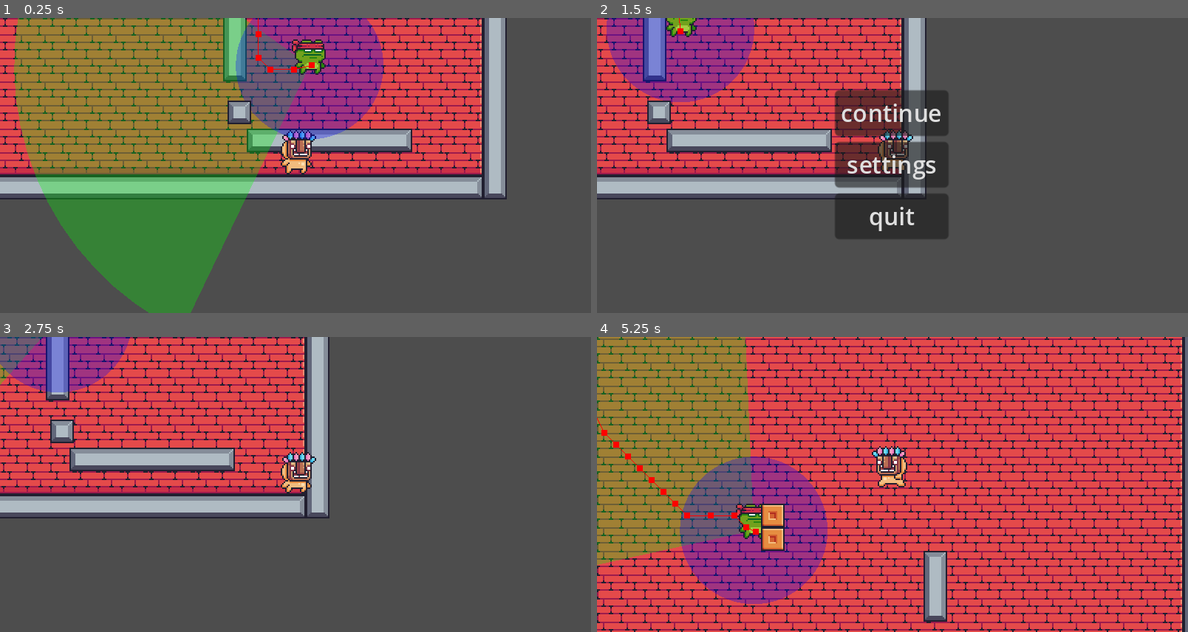
Above: before the commit, frames 1-4 (two rows, left to right).
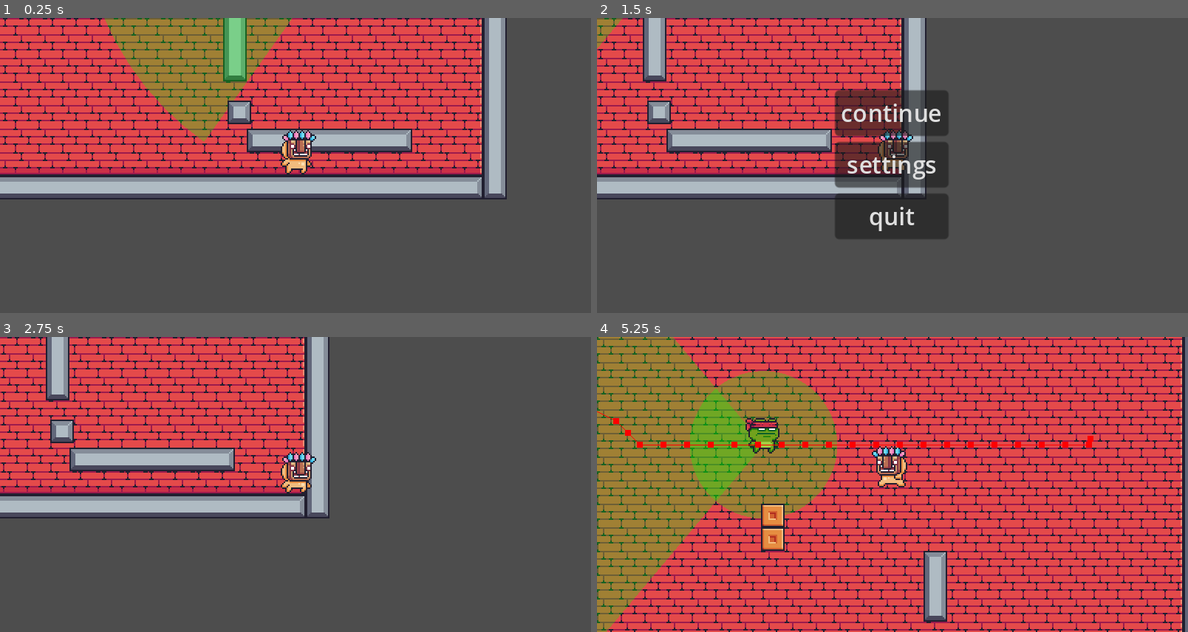
Above: after the commit, the same moments.

Repository: Svarshick/2D-Game-Jam-02.08.2024
Game: Godot game, scene res://world.tscn
The game is run twice, just before and just after one commit, with the same random seed, the same clock (stepped at 60 frames per second) and the same inputs.
Inputs:
- Up to frame 1 (0.25 s): no input
- Up to frame 2 (1.5 s): hold D (right) 0.53-1.28 s; hold Escape (back) from 1.28 s (still down)
- Up to frame 3 (2.75 s): release Escape (back) at 2 s; click "continue" at 2 s
- Up to frame 4 (5.25 s): hold D (right) 2.78-3.53 s; hold W (up) 3.53-4.28 s; hold A (left) from 4.28 s (still down)

The runs differ from the first frame. In frame 1, 34% of the frame differs, in the area x 2-65%, y 0-100%; in frame 2, 5.9%; in frame 3, 3.3%; in frame 4, 19%.

Commit message:
bla

Diff:
--- a/guard/beehaviour/to_default.gd
+++ b/guard/beehaviour/to_default.gd
@@ -1,7 +1,5 @@
 extends ActionLeaf
 
 func tick(actor, blackboard):
-	actor.make_path(Vector2.ZERO)
 	actor.move_along_path(get_physics_process_delta_time())
-	print("DEFAULT")
 	return SUCCESS
--- a/guard/guard.gd
+++ b/guard/guard.gd
@@ -39,7 +39,6 @@
 			seek_increment = default_seek_increment
 			seek_decrement = default_seek_decrement
 
-@export var direction = Vector2.RIGHT
 var seek_increment
 var seek_decrement
 var state: int
@@ -52,14 +51,26 @@
 		seek_degree = value
 		if  value < states.WORRY:
 			state = states.DEFAULT
+			green = 255 * (states.WORRY - value) * 100 / states.WORRY
 		elif value < states.SEE:
 			state = states.WORRY
+			red = 255 * value * 100 / (states.SEE - states.WORRY)
 		else:
 			state = states.SEE
+			red = 255
+			green = 0
 			player_was_noticed = true
 var illusions_stack: Array[Illusion]
 var detected_illusions: Array[Illusion]
 
+var red = 0
+var green = 255
+
+@export var direction = Vector2.RIGHT
+@export var default_walking: Array[Vector2] = [
+		Vector2(0, 0),
+		Vector2(100, 100)
+		]
 
 @onready var player = get_tree().get_first_node_in_group("player")
 @onready var animator = $AnimatedSprite2D
@@ -76,6 +87,7 @@
 	intuition_range = 50
 	seek_degree = 0.0
 	player_was_noticed = false
+	navigation_agent_2d.on_reached_target()
 
 
 func get_parameter_names():
@@ -116,8 +128,8 @@
 
 
 func _draw():
-	draw_sector(Vector2.ZERO, direction, vision.range, vision.angle * PI / 180, 20, Color(0, 255, 0, 0.3))
-	draw_circle(Vector2.ZERO, intuition.range,  Color(0, 0, 255, 0.3))
+	draw_sector(Vector2.ZERO, direction, vision.range, vision.angle * PI / 180, 20, Color(red, green, 0, 0.3))
+	draw_circle(Vector2.ZERO, intuition.range,  Color(red, green, 0, 0.3))
 
 
 func draw_sector(point: Vector2, direction: Vector2, length: float, angle: float, precision: int, color: Color):
--- a/guard/guard.tscn
+++ b/guard/guard.tscn
@@ -8,6 +8,7 @@
 [ext_resource type="Script" path="res://addons/beehave/nodes/beehave_tree.gd" id="4_rr8sg"]
 [ext_resource type="Script" path="res://addons/beehave/nodes/composites/selector.gd" id="5_r8gqg"]
 [ext_resource type="Script" path="res://addons/beehave/nodes/composites/sequence.gd" id="6_ufllo"]
+[ext_resource type="Script" path="res://guard/navigator.gd" id="6_wqqjm"]
 [ext_resource type="Script" path="res://addons/beehave/nodes/composites/sequence_reactive.gd" id="7_natjp"]
 [ext_resource type="Script" path="res://guard/beehaviour/player_visibility.gd" id="10_iykuq"]
 [ext_resource type="Script" path="res://guard/beehaviour/vision_change.gd" id="11_dvwgb"]
@@ -203,6 +204,7 @@
 }]
 
 [node name="Guard" type="CharacterBody2D" groups=["guard"]]
+visible = false
 collision_layer = 4
 collision_mask = 7
 script = ExtResource("1_05rgs")
@@ -238,6 +240,7 @@
 radius = 7.0
 debug_enabled = true
 debug_path_custom_color = Color(1, 0, 1, 1)
+script = ExtResource("6_wqqjm")
 
 [node name="Bee" type="Node" parent="." node_paths=PackedStringArray("blackboard", "actor")]
 script = ExtResource("4_rr8sg")
--- /dev/null
+++ b/guard/navigator.gd
@@ -0,0 +1,15 @@
+extends NavigationAgent2D
+
+@onready var guard = $".."
+var point_number = 0
+
+func _ready():
+	navigation_finished.connect(on_reached_target)
+
+
+func on_reached_target():
+	if guard.state == guard.states.DEFAULT:
+		var position = guard.default_walking[point_number]
+		target_position = position
+		point_number += 1
+		point_number = point_number % guard.default_walking.size()
--- a/guard/vision.gd
+++ b/guard/vision.gd
@@ -4,7 +4,7 @@
 @onready var guard = $".."
 @onready var collision_shape_2d = $CollisionShape2D
 
-var mask = 0b10011
+var mask = 0b10111
 var angle: float
 var range: float:
 	set(value):
--- a/hideout/Table.tscn
+++ b/hideout/Table.tscn
@@ -8,13 +8,13 @@
 
 [node name="Table" type="Area2D"]
 collision_layer = 0
-collision_mask = 0
+collision_mask = 16
 script = ExtResource("1_tdwdn")
+
+[node name="CollisionShape2D" type="CollisionShape2D" parent="."]
+shape = SubResource("RectangleShape2D_6hif0")
 
 [node name="Sprite2D" type="Sprite2D" parent="."]
 texture = ExtResource("2_yxgdk")
 region_enabled = true
 region_rect = Rect2(192, 144, 16, 16)
-
-[node name="CollisionShape2D" type="CollisionShape2D" parent="."]
-shape = SubResource("RectangleShape2D_6hif0")
--- a/world.tscn
+++ b/world.tscn
@@ -546,8 +546,10 @@
 collision_mask = 7
 
 [node name="Guard" parent="." instance=ExtResource("3_g82tl")]
-position = Vector2(292, 131)
-up_direction = Vector2(-0.99995, -0.0099995)
+visible = true
+position = Vector2(337, 20)
+up_direction = Vector2(-1, 0)
+default_walking = Array[Vector2]([Vector2(0, 0), Vector2(100, 100), Vector2(200, 0), Vector2(0, 100)])
 
 [node name="ui" parent="." instance=ExtResource("5_fxo6a")]
 
Not shown: 1 places in guard/guard.tscn that only renumber resources
